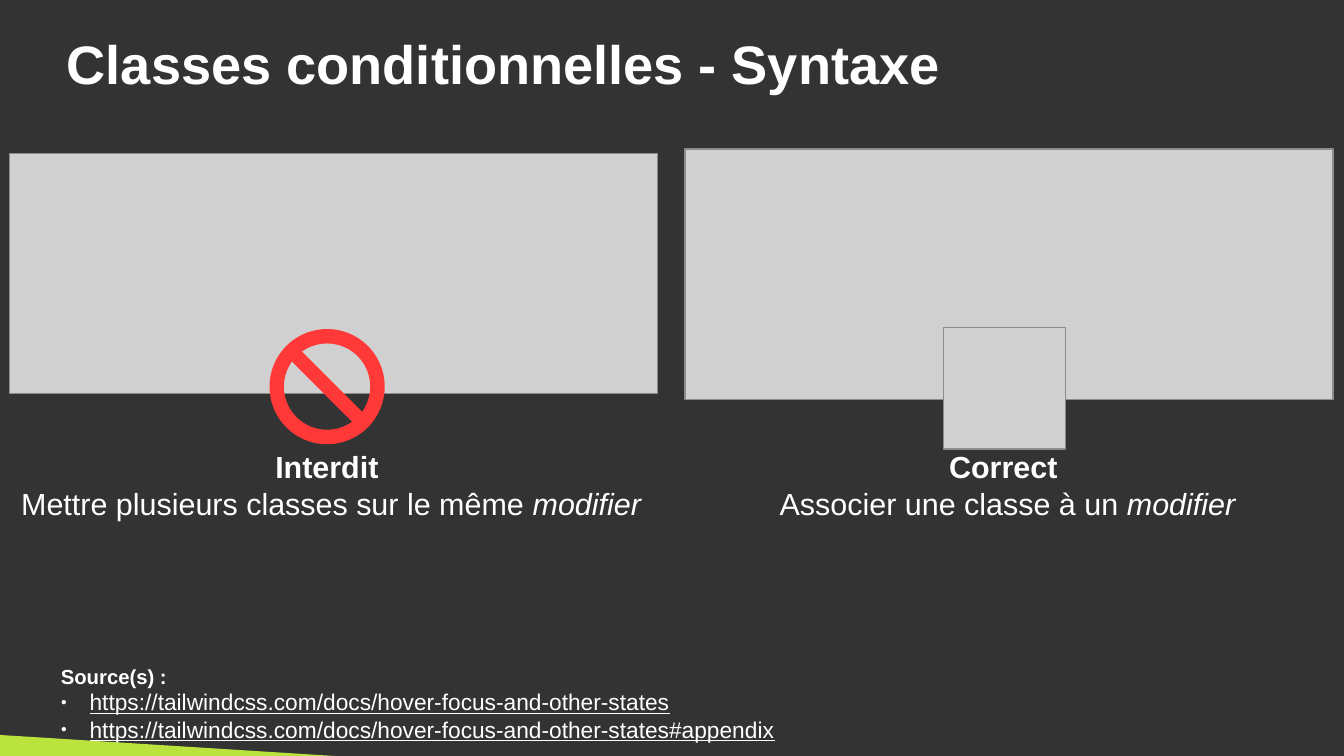
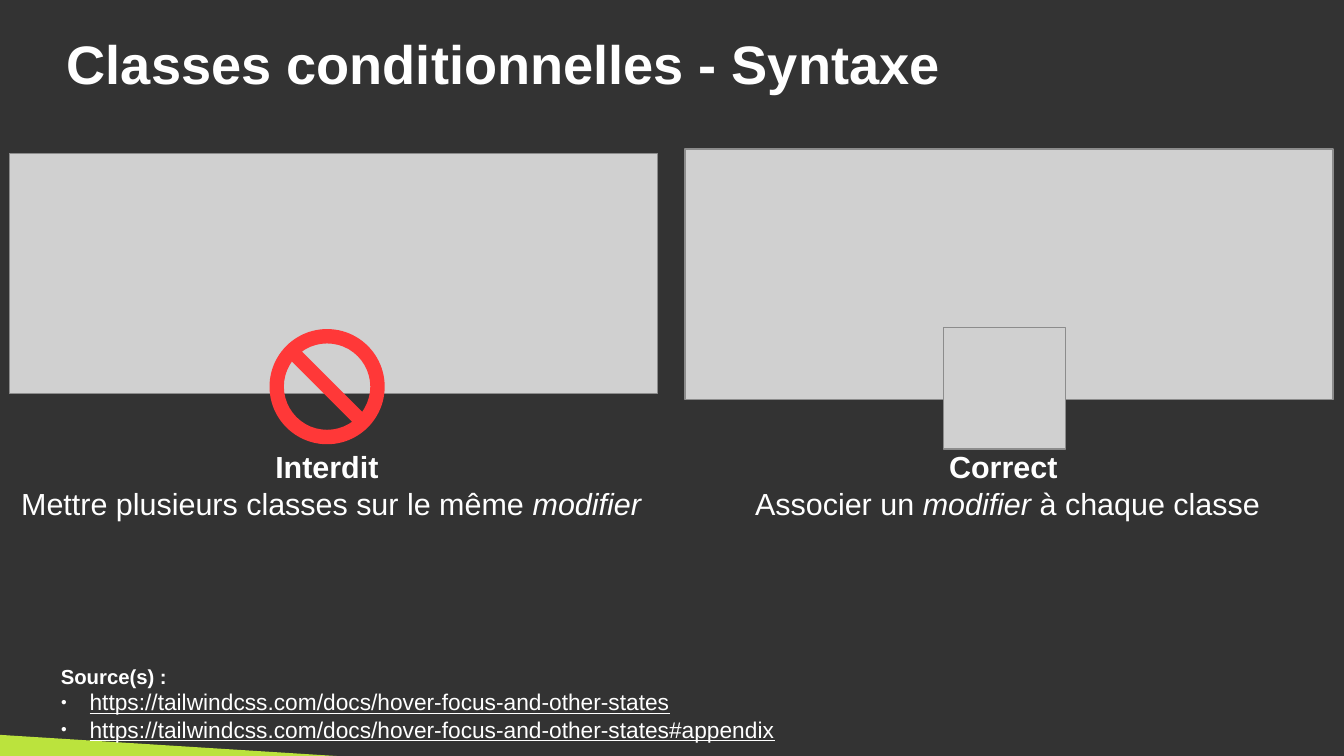
Before and after one commit to DanYellow/cours, a slide deck: slide 22 of integration-web-s2/travaux-pratiques/numero-5/presentation.odp. Drawn at 1344x756 pixels with LibreOffice and Linux fonts; fonts in the diff are those of the drawing; grey boxes stand for pictures. Boxes give left, top, right and bottom in pixels: in the first picture for what was removed or moved away, otherwise in the second. Text is boxed around its words. In the diff, an @@ line names an element or a change of style, - is before the commit and + after.

```diff
--- a/integration-web-s2/travaux-pratiques/numero-5/presentation.odp
+++ b/integration-web-s2/travaux-pratiques/numero-5/presentation.odp
@@ text at <box>755,492,1259,521</box>: text changed @@
-Associer une classe à un modifier
+Associer un modifier à chaque classe
```
Also in this commit, not shown: 2 other slides changed, 9 other files.
